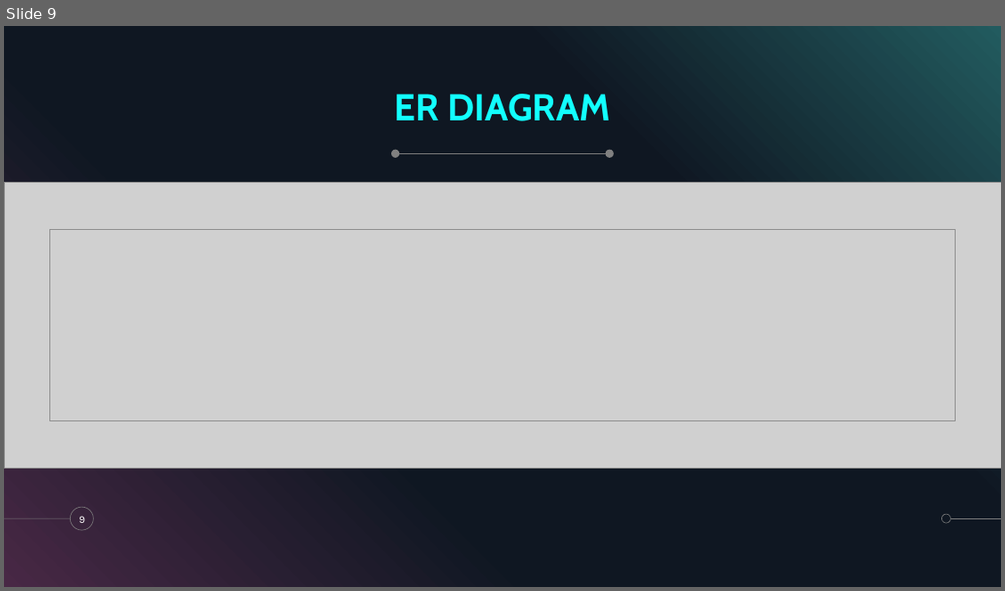
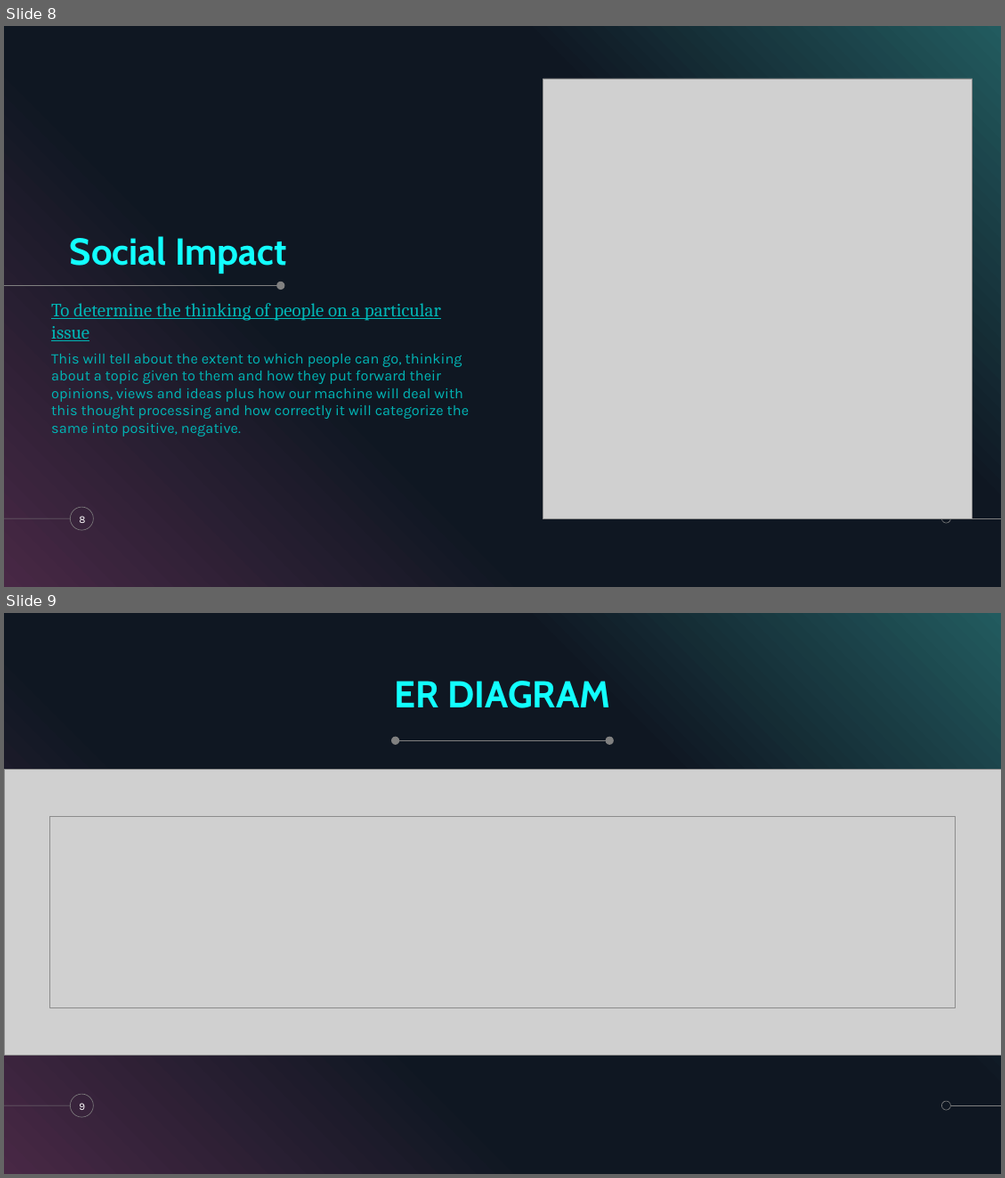
Before and after one commit to krshnknsr21/Sentiment-Analysis, a slide deck: D10B_Python_Miniproject_Group_3_Sentiment_Analyzer.pptx. Shown one above the other, each under a label of ours: slide 9 before the commit, slides 8 and 9 after it. The pictures are 1005x591 and 1005x1178 pixels, drawn with LibreOffice and Linux fonts; fonts in the diff are those of the drawing; grey boxes stand for pictures. Boxes give left, top, right and bottom in pixels: in the first picture for what was removed or moved away, otherwise in the second. Text is boxed around its words. In the diff, an @@ line names an element or a change of style, - is before the commit and + after.

```diff
--- a/D10B_Python_Miniproject_Group_3_Sentiment_Analyzer.pptx
+++ b/D10B_Python_Miniproject_Group_3_Sentiment_Analyzer.pptx
@@ slide 8 added at [4, 26, 1001, 587], background #000000; not listed: 5 template elements that a slide beside it also shows @@
@@ picture added at [543, 79, 972, 519] @@
@@ title added at [70, 236, 287, 273], 36 pt, text #12FFFE, bold @@
+Social Impact
@@ line added from (4, 286) to (281, 286), #808080 0.5 pt @@
@@ ellipse added at [277, 281, 285, 289], fill #808080 @@
@@ text added at [51, 303, 469, 436], 14 pt, text #01B5B5 @@
+To determine the thinking of people on a particular issue
+This will tell about the extent to which people can go, thinking about a topic given to them and how they put forward their opinions, views and ideas plus how our machine will deal with this thought processing and how correctly it will categorize the same into positive, negative.
@@ page number added at [79, 516, 85, 523], 10 pt, text #FFFFFF @@
+8
```
Also in this commit, not shown: 3 slides changed, 2 other slides added.
